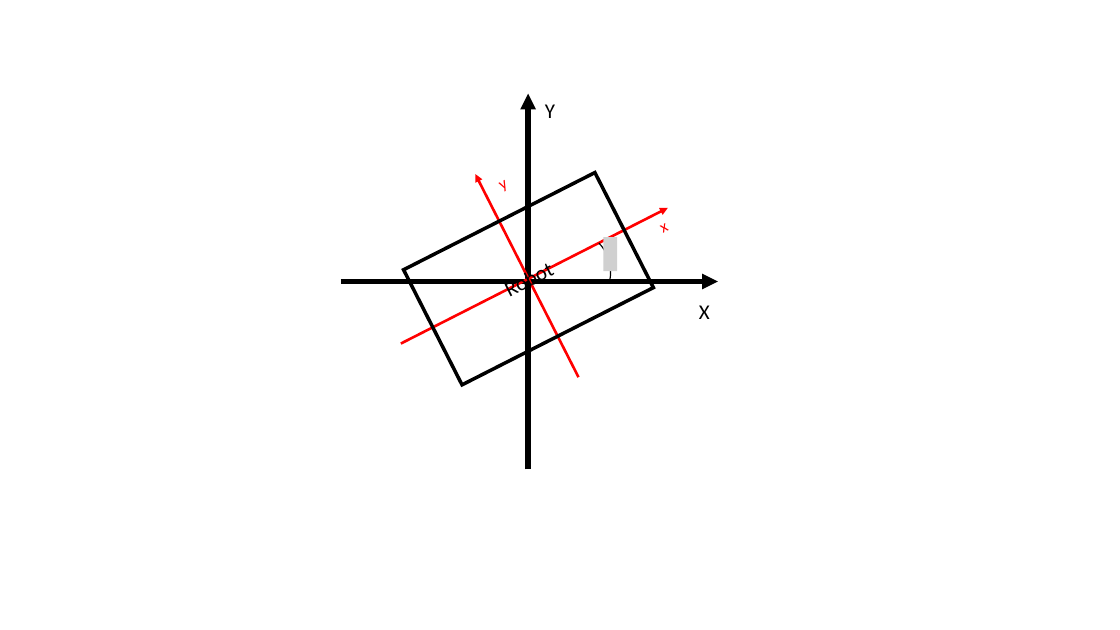
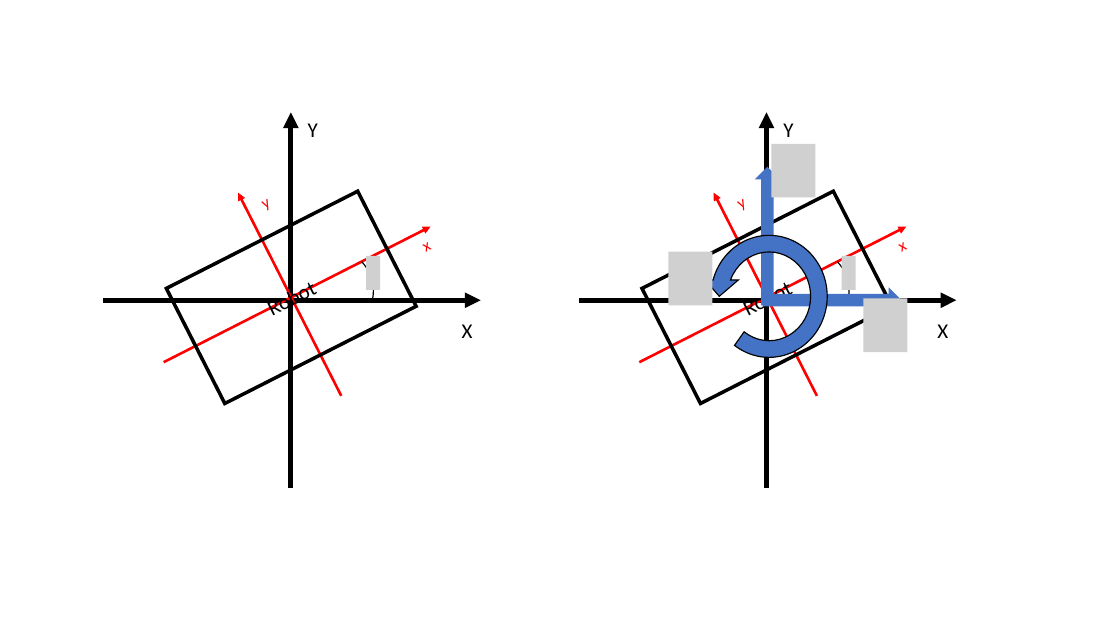
Before and after one commit to Yi-An-Wang/institute_information, a slide deck: slide 16 of path_planing/VO_code_try/robot_properties3.pptx. Drawn at 1120x630 pixels with LibreOffice and Linux fonts; fonts in the diff are those of the drawing; grey boxes stand for pictures. Boxes give left, top, right and bottom in pixels: in the first picture for what was removed or moved away, otherwise in the second. Text is boxed around its words. In the diff, an @@ line names an element or a change of style, - is before the commit and + after.

```diff
--- a/path_planing/VO_code_try/robot_properties3.pptx
+++ b/path_planing/VO_code_try/robot_properties3.pptx
@@ 3 texts, 2 arrows, 1 picture, 1 rectangle, 1 arc (boxed as its full ellipse): place and size @@
-3 texts, 2 arrows, 1 picture, 1 rectangle, 1 arc (boxed as its full ellipse) at [401, 94, 710, 470]
+3 texts, 2 arrows, 1 picture, 1 rectangle, 1 arc (boxed as its full ellipse) at [164, 113, 473, 488]
@@ 2 arrows, 1 text: place and size @@
-2 arrows, 1 text at [341, 104, 718, 377]
+2 arrows, 1 text at [103, 123, 481, 396]
@@ group added at [579, 113, 956, 488]: 4 arrows, 4 texts, 4 pictures, 2 right arrows, 1 rectangle, 1 arc (boxed as its full ellipse), 1 circular arrow @@
+Robot
+x
+y
+X
+Y
```
Also in this commit, not shown: 1 other file.
